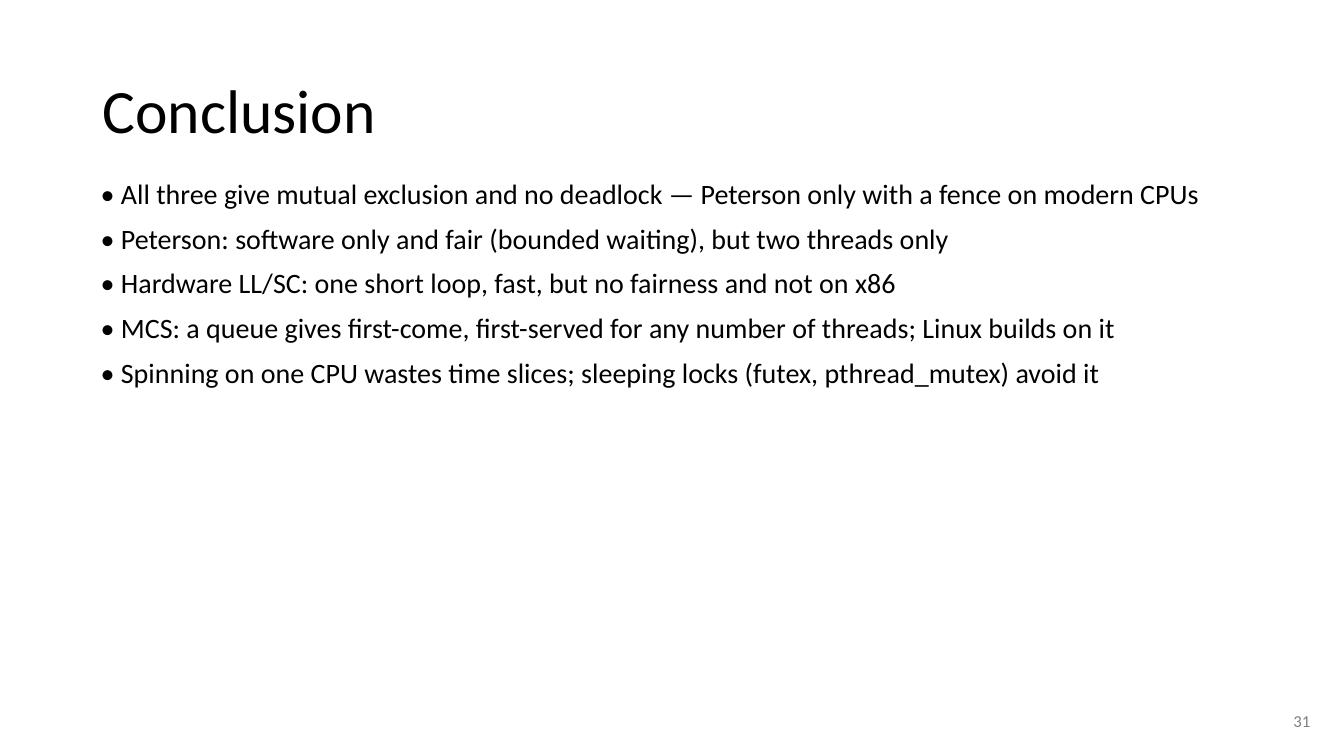
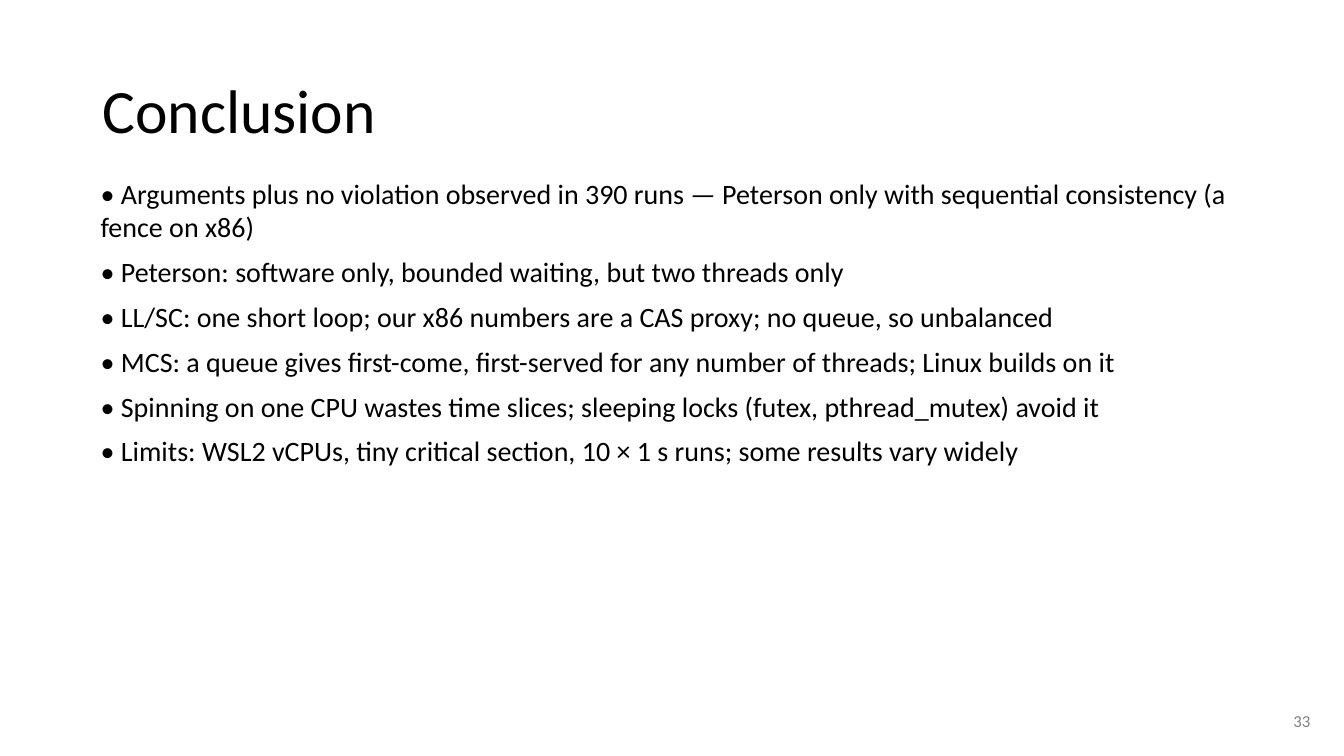
Before and after one commit to Kiatisakk/CPE333-OS, a slide deck: slide 33 of PS08/slides/PS08.pptx (slide 31 before the commit). Drawn at 1344x756 pixels with LibreOffice and Linux fonts; fonts in the diff are those of the drawing. Boxes give left, top, right and bottom in pixels: in the first picture for what was removed or moved away, otherwise in the second. Text is boxed around its words. In the diff, an @@ line names an element or a change of style, - is before the commit and + after.

```diff
--- a/PS08/slides/PS08.pptx
+++ b/PS08/slides/PS08.pptx
@@ text at (x1=101, y1=184, x2=1225, y2=332): text changed @@
-• All three give mutual exclusion and no deadlock — Peterson only with a fence on modern CPUs
-• Peterson: software only and fair (bounded waiting), but two threads only
-• Hardware LL/SC: one short loop, fast, but no fairness and not on x86
+• Arguments plus no violation observed in 390 runs — Peterson only with sequential consistency (a fence on x86)
+• Peterson: software only, bounded waiting, but two threads only
+• LL/SC: one short loop; our x86 numbers are a CAS proxy; no queue, so unbalanced
@@ text at (x1=121, y1=441, x2=1018, y2=466): paragraph added @@
+• Limits: WSL2 vCPUs, tiny critical section, 10 × 1 s runs; some results vary widely
@@ text at (x1=1293, y1=716, x2=1310, y2=727): text changed @@
-31
+33
```
Also in this commit, not shown: 28 other slides changed, 2 slides added, 12 other files.
